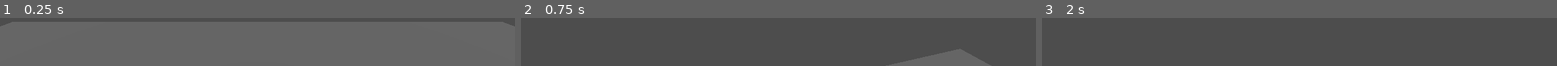
Above: before the commit, frames 1-3 (left to right).
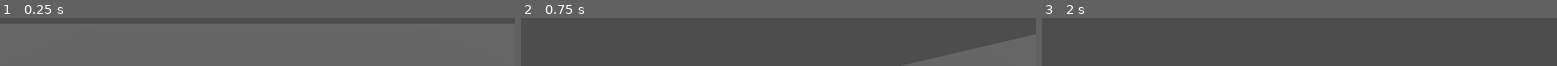
Above: after the commit, the same moments.

Repository: martin1890/DD1349-VT26-Projekt
Game: Godot game, scene res://room.tscn
Two runs of this game, one before a commit and one after it. Both use one fixed random seed, a clock stepped at 60 frames per second and the inputs below. The project has no main scene, so this scene is started directly.
Inputs (mouse positions are in pixels of both pictures, inside the frame that each line leads up to):
- Up to frame 1 (0.25 s): no input
- Up to frame 2 (0.75 s): tap Enter (ui_accept) at 0.5 s; move the mouse to (outside the picture) at 0.52 s; hold Up (ui_up) from 0.53 s (still down); hold G (climb) from 0.53 s (still down)
- Up to frame 3 (2 s): keep holding Up (ui_up); tap Enter (ui_accept) at 0.77, 1.25, 1.52 s; move the mouse to (outside the picture) at 1.27 s; release G (climb) at 1.28 s; tap E (interact) at 1.35 s

The runs differ from the first frame. In frame 1, 1.6% of the frame differs, in the area x 0-100%, y 8-18%; in frame 2, 3.9%, in the area x 89-100%, y 34-100%; in frame 3, nothing differs.

Commit message:
Added a boulder and ramp
Added a boulder and a ramp. The boulder can collide with the player but nothing more happens.

Diff:
--- /dev/null
+++ b/DD1349-VT26-Projekt-main/room-generator/Rooms/RoomComponents/boulder.gd
@@ -0,0 +1,16 @@
+extends RigidBody3D
+
+func _ready() -> void:
+	# Connect the Area3D's body_entered signal to this script
+	# Replace $Area3D with the actual name of your Area3D node
+	$Area3D.body_entered.connect(_on_body_entered)
+
+func _on_body_entered(body: Node) -> void:
+	# Check if the object we hit is the player
+	# (Assuming your player script has 'class_name Player' or is named "Player")
+	if body.is_in_group("player") or body.name == "Player":
+		if body.has_method("take_damage"):
+			body.take_damage(25) # Deal 25 damage
+		else:
+			print("Hit the player, but player has no take_damage method!")
+			# Alternative: body.queue_free() to instantly destroy player
--- /dev/null
+++ b/DD1349-VT26-Projekt-main/room-generator/Rooms/RoomComponents/boulder.tscn
@@ -0,0 +1,41 @@
+[gd_scene format=3 uid="uid://bhlmw7w5jcqdb"]
+
+[ext_resource type="Script" uid="uid://bqs5dte45vdwu" path="res://Rooms/RoomComponents/boulder.gd" id="1_rm7cw"]
+
+[sub_resource type="PhysicsMaterial" id="PhysicsMaterial_s7uos"]
+friction = 0.2
+
+[sub_resource type="Gradient" id="Gradient_rm7cw"]
+
+[sub_resource type="GradientTexture2D" id="GradientTexture2D_4mg0j"]
+gradient = SubResource("Gradient_rm7cw")
+fill_from = Vector2(0.43806645, 0.7824773)
+fill_to = Vector2(0.41993958, 0.8549849)
+
+[sub_resource type="StandardMaterial3D" id="StandardMaterial3D_0wwe5"]
+albedo_color = Color(0.7976585, 0.79765844, 0.7976585, 1)
+albedo_texture = SubResource("GradientTexture2D_4mg0j")
+
+[sub_resource type="SphereMesh" id="SphereMesh_b7p26"]
+material = SubResource("StandardMaterial3D_0wwe5")
+
+[sub_resource type="SphereShape3D" id="SphereShape3D_pe761"]
+
+[sub_resource type="SphereShape3D" id="SphereShape3D_rm7cw"]
+radius = 0.52
+
+[node name="Boulder" type="RigidBody3D" unique_id=2051793869]
+mass = 10.0
+physics_material_override = SubResource("PhysicsMaterial_s7uos")
+script = ExtResource("1_rm7cw")
+
+[node name="MeshInstance3D" type="MeshInstance3D" parent="." unique_id=1630446321]
+mesh = SubResource("SphereMesh_b7p26")
+
+[node name="CollisionShape3D" type="CollisionShape3D" parent="." unique_id=7395321]
+shape = SubResource("SphereShape3D_pe761")
+
+[node name="Area3D" type="Area3D" parent="." unique_id=1059993125]
+
+[node name="CollisionShape3D" type="CollisionShape3D" parent="Area3D" unique_id=1425374117]
+shape = SubResource("SphereShape3D_rm7cw")
--- /dev/null
+++ b/DD1349-VT26-Projekt-main/room-generator/Rooms/RoomComponents/ramp.tscn
@@ -0,0 +1,17 @@
+[gd_scene format=3 uid="uid://87j64h3gxo1a"]
+
+[sub_resource type="PrismMesh" id="PrismMesh_g7aua"]
+left_to_right = 0.0
+
+[sub_resource type="BoxShape3D" id="BoxShape3D_io2qk"]
+size = Vector3(0.05, 3.01, 2.49)
+
+[node name="Ramp" type="StaticBody3D" unique_id=1233361382]
+
+[node name="MeshInstance3D" type="MeshInstance3D" parent="." unique_id=1423864305]
+transform = Transform3D(2.6932, 0, 0, 0, 1.3058016, 0, 0, 0, 2.1853237, 0, 0, 0)
+mesh = SubResource("PrismMesh_g7aua")
+
+[node name="CollisionShape3D" type="CollisionShape3D" parent="." unique_id=943573728]
+transform = Transform3D(0.43394208, -0.9009408, 0, 0.9009408, 0.43394208, 0, 0, 0, 1, -0.13628876, 0.02610913, 0.0828408)
+shape = SubResource("BoxShape3D_io2qk")
--- a/DD1349-VT26-Projekt-main/room-generator/room.tscn
+++ b/DD1349-VT26-Projekt-main/room-generator/room.tscn
@@ -10,18 +10,20 @@
 [ext_resource type="PackedScene" uid="uid://cebasscs4lhyx" path="res://Rooms/RoomComponents/arrow.tscn" id="8_mb7s7"]
 [ext_resource type="PackedScene" uid="uid://cl8nqbkqjcvvo" path="res://Rooms/RoomComponents/arrow_dispenser.tscn" id="9_xorjj"]
 [ext_resource type="PackedScene" uid="uid://bmw5fq6kvn804" path="res://Rooms/RoomComponents/pillar_with_rotating_bridge.tscn" id="11_xorjj"]
+[ext_resource type="PackedScene" uid="uid://87j64h3gxo1a" path="res://Rooms/RoomComponents/ramp.tscn" id="12_voycu"]
 [ext_resource type="PackedScene" uid="uid://bivkx3qbrhi25" path="res://Rooms/RoomComponents/lever.tscn" id="12_xwbdb"]
+[ext_resource type="PackedScene" uid="uid://bhlmw7w5jcqdb" path="res://Rooms/RoomComponents/boulder.tscn" id="13_6tcb1"]
 
 [sub_resource type="BoxShape3D" id="BoxShape3D_bisa2"]
-size = Vector3(10, 1, 10)
+size = Vector3(20, 1, 20)
 
-[sub_resource type="BoxMesh" id="BoxMesh_4o3f6"]
-size = Vector3(10, 1, 10)
+[sub_resource type="BoxMesh" id="BoxMesh_xorjj"]
+size = Vector3(20, 1, 20)
 
 [node name="Node3D" type="Node3D" unique_id=1869561359]
 
 [node name="Steve" parent="." unique_id=253008683 instance=ExtResource("1_88gup")]
-transform = Transform3D(1, 0, 0, 0, 1, 0, 0, 0, 1, 0, 0, -1.1433656)
+transform = Transform3D(1, 0, 0, 0, 1, 0, 0, 0, 1, 0, 0, -6.1541796)
 
 [node name="Camera3D2" type="Camera3D" parent="Steve" unique_id=223269612]
 transform = Transform3D(1, 0, 0, 0, 0.99917185, -0.04068983, 0, 0.04068983, 0.99917185, 0, 0.8968754, 0.061635613)
@@ -34,7 +36,7 @@
 shape = SubResource("BoxShape3D_bisa2")
 
 [node name="MeshInstance3D" type="MeshInstance3D" parent="StaticBody3D" unique_id=2053895393]
-mesh = SubResource("BoxMesh_4o3f6")
+mesh = SubResource("BoxMesh_xorjj")
 
 [node name="DirectionalLight3D" type="DirectionalLight3D" parent="." unique_id=1119135086]
 transform = Transform3D(1, 0, 0, 0, 0.8940526, 0.44796196, 0, -0.44796196, 0.8940526, 0, 2.0283449, 0)
@@ -115,4 +117,10 @@
 [node name="Lever" parent="." unique_id=2055375091 instance=ExtResource("12_xwbdb")]
 transform = Transform3D(0.9926519, 0.113339625, -0.04238253, 0.10684687, -0.9853878, -0.13264203, -0.056796826, 0.12713891, -0.990257, 0, 0.52699673, 1.9988562)
 
+[node name="Ramp" parent="." unique_id=1233361382 instance=ExtResource("12_voycu")]
+transform = Transform3D(1, 0, 0, 0, 1, 0, 0, 0, 1, -5.0240865, 0.92100286, -4.334664)
+
+[node name="Boulder" parent="." unique_id=2051793869 instance=ExtResource("13_6tcb1")]
+transform = Transform3D(1, 0, 0, 0, 1, 0, 0, 0, 1, -5.721316, 3.149076, -4.961727)
+
 [connection signal="plate_activated" from="Lift/pressure_plate" to="Lift" method="_on_pressure_plate_activated"]
Not shown, added: DD1349-VT26-Projekt-main/room-generator/Rooms/RoomComponents/boulder.gd.uid
